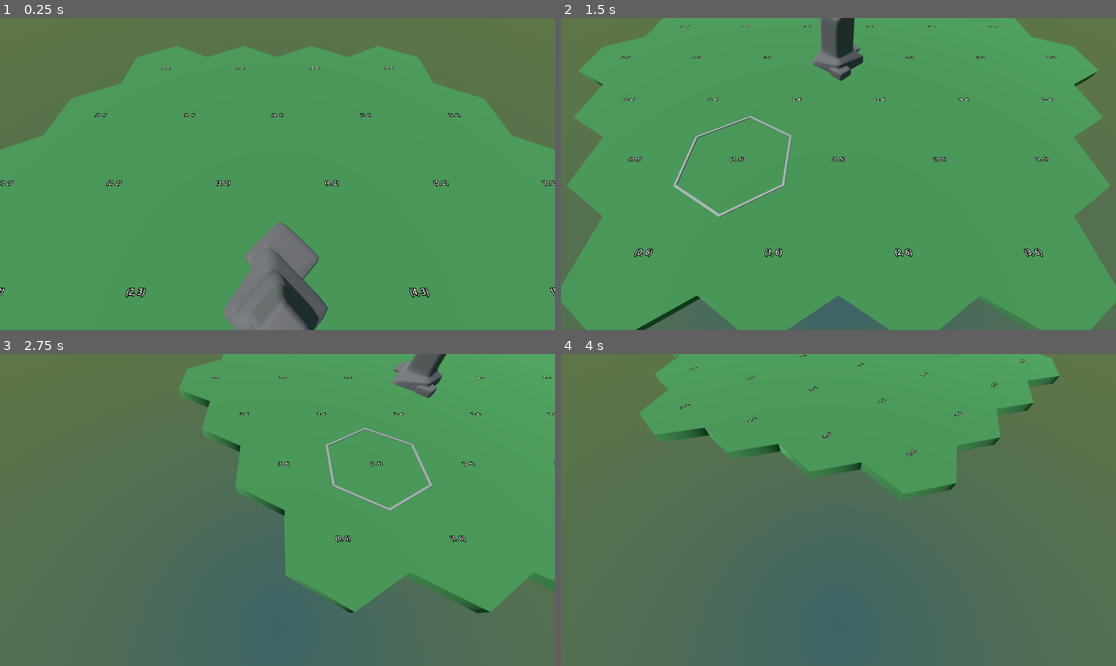
Above: before the commit, frames 1-4 (two rows, left to right).
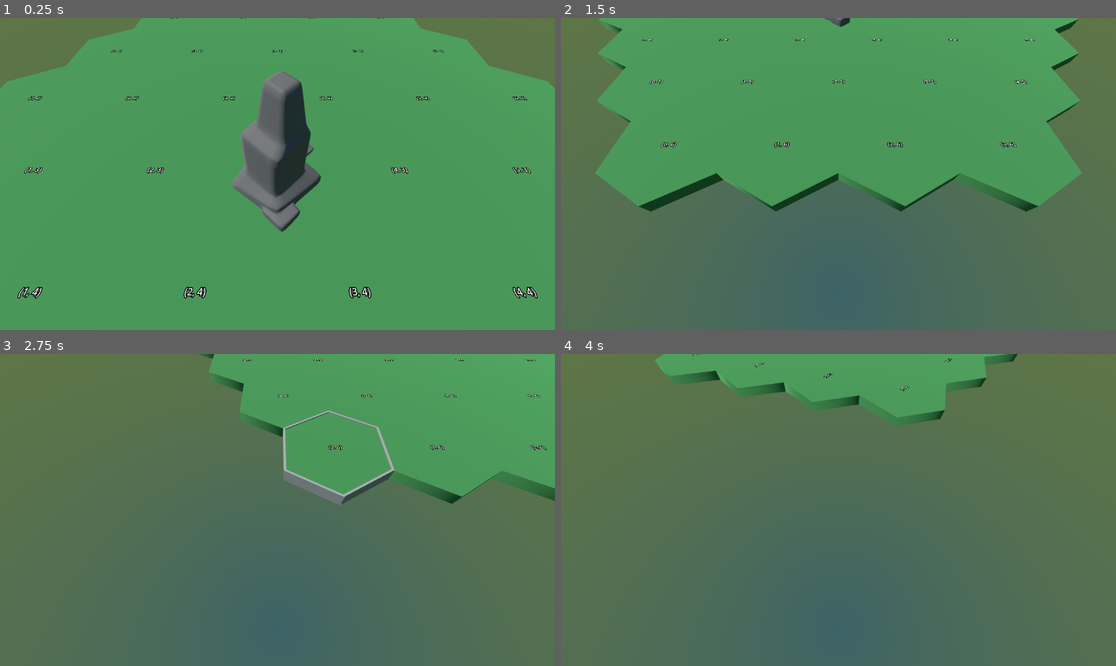
Above: after the commit, the same moments.

Repository: nheeb/spell-tactics
Game: Godot game, scene res://Logic/Main.tscn
The game is run twice, just before and just after one commit, with the same random seed, the same clock (stepped at 60 frames per second) and the same inputs.
Inputs (mouse positions are in pixels of both pictures, inside the frame that each line leads up to):
- Up to frame 1 (0.25 s): no input
- Up to frame 2 (1.5 s): tap Enter at 0.5 s; move the mouse to (960, 158) at 0.52 s; hold S (move_camera_backwards) 0.53-1.28 s; move the mouse to (727, 189) at 1.27 s; tap W (move_camera_forwards) at 1.35 s
- Up to frame 3 (2.75 s): move the mouse to (333, 441) at 2.02 s; hold A (move_camera_left) from 2.03 s (still down)
- Up to frame 4 (4 s): move the mouse to (810, 572) at 2.77 s; release A (move_camera_left) at 2.78 s; tap D (move_camera_right) at 2.85 s; move the mouse to (1005, 556) at 3.52 s; hold Q (rotate_camera_anticlockwise) from 3.53 s (still down)

The runs differ from the first frame. In frame 1, 24% of the frame differs, in the area x 0-100%, y 0-100%; in frame 2, 46%; in frame 3, 23%; in frame 4, 16%.

Commit message:
fix camera fixed point

Diff:
--- a/Entities/EntityType.gd
+++ b/Entities/EntityType.gd
@@ -28,10 +28,11 @@
 func to_entity() -> Entity:
 	# instance visual entity, who adds this to the scene tree?
 	# I think we should have a method add_entity() in Tile
-	# CARE, this might lead to lag, depending on the use we might want to instantiate later
+
 	var ent: Entity = Entity.new()
 
 	if self.visual_scene != null:
+		# CARE, this might lead to lag, depending on the use we might want to instantiate later
 		ent.visual_entity = self.visual_scene.instantiate()
 
 	return ent
--- /dev/null
+++ b/Entities/VisualPrototype.tscn
@@ -0,0 +1,5 @@
+[gd_scene load_steps=2 format=3 uid="uid://cgqy5qey6ohu8"]
+
+[ext_resource type="PackedScene" uid="uid://la7g0xaatryj" path="res://Entities/VisualEntity.tscn" id="1_x7re1"]
+
+[node name="VisualPrototype" instance=ExtResource("1_x7re1")]
--- a/Prototype/GameCamera.gd
+++ b/Prototype/GameCamera.gd
@@ -1,4 +1,4 @@
-extends Node3D
+class_name GameCamera extends Node3D
 
 var velocity := Vector3.ZERO
 var rotation_input := 0.0
@@ -8,7 +8,7 @@
 @export var damping := .03
 
 
-@onready var zoom_pivot = $AnglerPivot
+@onready var zoom_pivot = $AnglePivot/ZoomPivot
 var camera_zoom := 3.0
 var zoom_velocity := 0.0
 @export var zoom_factor := 5.0
--- a/Prototype/Prototyping.tscn
+++ b/Prototype/Prototyping.tscn
@@ -21,16 +21,19 @@
 
 [node name="Prototyping" type="Node3D"]
 
-[node name="CameraPivot" type="Node3D" parent="."]
+[node name="GameCamera" type="Node3D" parent="."]
 script = ExtResource("1_wx0wr")
 
-[node name="AnglerPivot" type="Node3D" parent="CameraPivot"]
-transform = Transform3D(1, 0, 0, 0, 0.866026, -0.5, 0, 0.5, 0.866026, 0, 3, 0)
+[node name="AnglePivot" type="Node3D" parent="GameCamera"]
+transform = Transform3D(1, 0, 0, 0, 0.866026, -0.5, 0, 0.5, 0.866026, 0, 0, 0)
 
-[node name="Smoothing" type="Node3D" parent="CameraPivot/AnglerPivot"]
+[node name="ZoomPivot" type="Node3D" parent="GameCamera/AnglePivot"]
+transform = Transform3D(1, 0, 0, 0, 1, 0, 0, 0, 1, 0, 3, 0)
+
+[node name="Smoothing" type="Node3D" parent="GameCamera/AnglePivot/ZoomPivot"]
 script = ExtResource("1_mf57j")
 
-[node name="Camera3D" type="Camera3D" parent="CameraPivot/AnglerPivot/Smoothing"]
+[node name="Camera3D" type="Camera3D" parent="GameCamera/AnglePivot/ZoomPivot/Smoothing"]
 transform = Transform3D(1, 0, 0, 0, -4.37114e-08, 1, 0, -1, -4.37114e-08, 0, 0, 0)
 
 [node name="WorldEnvironment" type="WorldEnvironment" parent="."]
